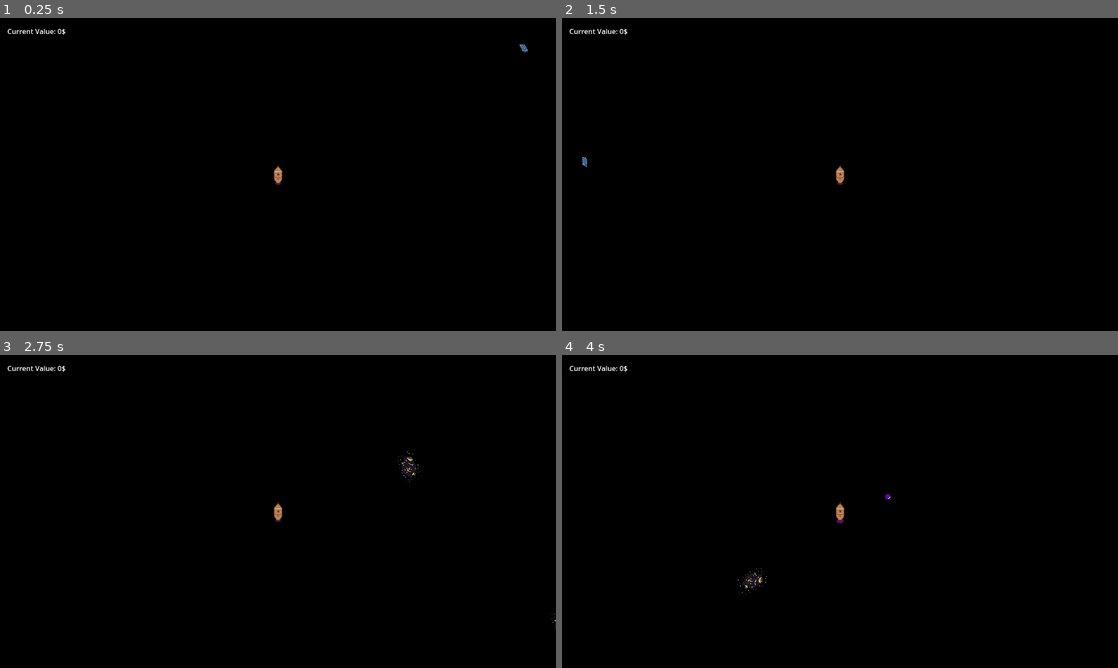
Above: before the commit, frames 1-4 (two rows, left to right).
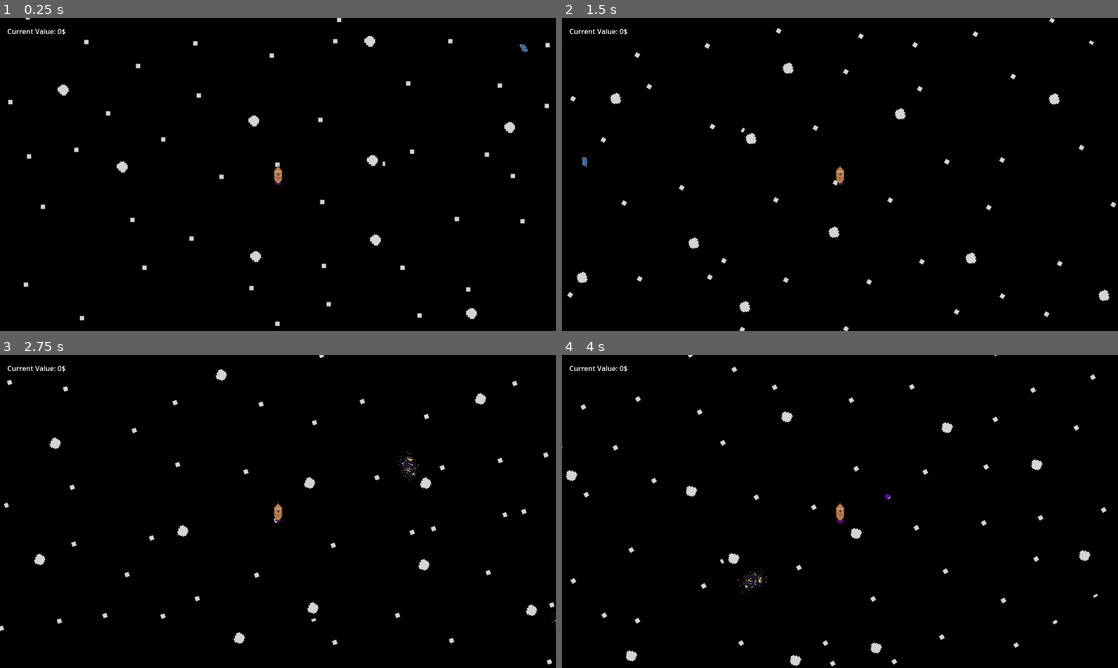
Above: after the commit, the same moments.

Repository: CarterHorton/starrrboard-HO
Game: Godot game, scene res://scenes/game.tscn
Same seed, same stepped clock (60 frames per second), same inputs: the game is played once before the commit and once after it.
Inputs:
- Up to frame 1 (0.25 s): no input
- Up to frame 2 (1.5 s): tap Enter at 0.5 s; hold Right (rotate_right) 0.53-1.28 s; hold Space (shoot) 0.53-1.28 s; hold Down (move_backward) from 1.28 s (still down); tap Space (shoot) at 1.35 s
- Up to frame 3 (2.75 s): release Down (move_backward) at 2.03 s; hold Right (rotate_right) from 2.03 s (still down); hold Space (shoot) from 2.03 s (still down)
- Up to frame 4 (4 s): release Right (rotate_right) at 2.78 s; release Space (shoot) at 2.78 s; hold Up (move_forward) 2.78-3.53 s; tap Space (shoot) at 2.85 s; hold Left (rotate_left) from 3.53 s (still down); hold Space (shoot) from 3.53 s (still down)

The runs differ from the first frame. In frame 1, 1.1% of the frame differs, in the area x 1-99%, y 0-99%; in frame 2, 1.1%; in frame 3, 1.1%; in frame 4, 1.2%, in the area x 0-98%, y 0-100%.

Commit message:
moved assets into seperate folders

Diff:
--- /dev/null
+++ b/starrrboard,-ho!/default_bus_layout.tres
@@ -0,0 +1,35 @@
+[gd_resource type="AudioBusLayout" load_steps=5 format=3 uid="uid://ngquqisn7o8y"]
+
+[sub_resource type="AudioEffectReverb" id="AudioEffectReverb_j3pel"]
+resource_name = "Reverb"
+
+[sub_resource type="AudioEffectPhaser" id="AudioEffectPhaser_j3pel"]
+resource_name = "Phaser"
+
+[sub_resource type="AudioEffectPanner" id="AudioEffectPanner_j3pel"]
+resource_name = "Panner"
+
+[sub_resource type="AudioEffectRecord" id="AudioEffectRecord_j3pel"]
+resource_name = "Record"
+
+[resource]
+bus/1/name = &"background music"
+bus/1/solo = false
+bus/1/mute = false
+bus/1/bypass_fx = false
+bus/1/volume_db = -23.352442
+bus/1/send = &"Master"
+bus/1/effect/0/effect = SubResource("AudioEffectReverb_j3pel")
+bus/1/effect/0/enabled = true
+bus/1/effect/1/effect = SubResource("AudioEffectPhaser_j3pel")
+bus/1/effect/1/enabled = true
+bus/1/effect/2/effect = SubResource("AudioEffectPanner_j3pel")
+bus/1/effect/2/enabled = false
+bus/1/effect/3/effect = SubResource("AudioEffectRecord_j3pel")
+bus/1/effect/3/enabled = false
+bus/2/name = &"Sound Effects"
+bus/2/solo = false
+bus/2/mute = false
+bus/2/bypass_fx = false
+bus/2/volume_db = 0.0
+bus/2/send = &"Master"
--- a/starrrboard,-ho!/project.godot
+++ b/starrrboard,-ho!/project.godot
@@ -14,6 +14,10 @@
 run/main_scene="uid://cpf66xjmf73s2"
 config/features=PackedStringArray("4.5", "Forward Plus")
 config/icon="res://icon.svg"
+
+[autoload]
+
+BackgroundMusic="*res://scenes/background_music.tscn"
 
 [display]
 
--- a/starrrboard,-ho!/scenes/Scraps.tscn
+++ b/starrrboard,-ho!/scenes/Scraps.tscn
@@ -1,7 +1,7 @@
 [gd_scene load_steps=5 format=3 uid="uid://cpq10lsr3g175"]
 
 [ext_resource type="Script" uid="uid://w0m3agahly1l" path="res://scripts/scraps.gd" id="1_vh33x"]
-[ext_resource type="Texture2D" uid="uid://bwrqkqx3vm210" path="res://assets/ScrapTexture3.png" id="2_vh33x"]
+[ext_resource type="Texture2D" uid="uid://bwrqkqx3vm210" path="res://assets/pictures/ScrapTexture3.png" id="2_vh33x"]
 
 [sub_resource type="GDScript" id="GDScript_vh33x"]
 script/source = "extends Sprite2D
--- /dev/null
+++ b/starrrboard,-ho!/scenes/background_music.tscn
@@ -0,0 +1,8 @@
+[gd_scene load_steps=2 format=3 uid="uid://dbi3f7pk2phwj"]
+
+[ext_resource type="AudioStream" uid="uid://b2b5al1wpp1gj" path="res://assets/audio/Gameplay_Music.mp3" id="1_0rulj"]
+
+[node name="BackgroundMusic" type="AudioStreamPlayer"]
+stream = ExtResource("1_0rulj")
+autoplay = true
+bus = &"background music"
--- a/starrrboard,-ho!/scenes/game.tscn
+++ b/starrrboard,-ho!/scenes/game.tscn
@@ -1,11 +1,12 @@
-[gd_scene load_steps=8 format=3 uid="uid://cpf66xjmf73s2"]
+[gd_scene load_steps=9 format=3 uid="uid://cpf66xjmf73s2"]
 
 [ext_resource type="Script" uid="uid://cykq02oo3irg7" path="res://scripts/game.gd" id="1_u5sy4"]
 [ext_resource type="PackedScene" uid="uid://cs04s23q5dicv" path="res://scenes/player.tscn" id="1_uwrxv"]
+[ext_resource type="Texture2D" uid="uid://dpnj4f8et0oia" path="res://assets/pictures/SpaceTexture.png" id="3_gee14"]
 [ext_resource type="PackedScene" uid="uid://cpq10lsr3g175" path="res://scenes/Scraps.tscn" id="3_lnu2h"]
-[ext_resource type="Texture2D" uid="uid://6whstg5q2f0v" path="res://assets/ScrapTexture1.png" id="4_iywne"]
-[ext_resource type="Texture2D" uid="uid://bwrqkqx3vm210" path="res://assets/ScrapTexture3.png" id="5_iywne"]
-[ext_resource type="Texture2D" uid="uid://3mklcukacxy8" path="res://assets/ScrapTexture2.png" id="5_p57ef"]
+[ext_resource type="Texture2D" uid="uid://6whstg5q2f0v" path="res://assets/pictures/ScrapTexture1.png" id="4_iywne"]
+[ext_resource type="Texture2D" uid="uid://bwrqkqx3vm210" path="res://assets/pictures/ScrapTexture3.png" id="5_iywne"]
+[ext_resource type="Texture2D" uid="uid://3mklcukacxy8" path="res://assets/pictures/ScrapTexture2.png" id="5_p57ef"]
 [ext_resource type="Script" uid="uid://cj4it1iguw2w0" path="res://scenes/game_manager.gd" id="6_p57ef"]
 
 [node name="game" type="Node2D"]
@@ -16,13 +17,23 @@
 unique_name_in_owner = true
 script = ExtResource("6_p57ef")
 
+[node name="Parallax2D" type="Parallax2D" parent="GameManager"]
+z_index = -50
+scroll_scale = Vector2(0.1, 0.1)
+scroll_offset = Vector2(648, 374)
+repeat_size = Vector2(1920, 1080)
+repeat_times = 13
+
+[node name="Sprite2D" type="Sprite2D" parent="GameManager/Parallax2D"]
+texture = ExtResource("3_gee14")
+
 [node name="player" parent="." instance=ExtResource("1_uwrxv")]
 
 [node name="Label" type="Label" parent="player"]
 offset_left = -623.0
 offset_top = -341.0
-offset_right = -404.0
-offset_bottom = -237.0
+offset_right = -431.0
+offset_bottom = -313.0
 text = "Current Value: 0$"
 
 [node name="Scraps" type="Node2D" parent="."]
--- a/starrrboard,-ho!/scenes/laser.tscn
+++ b/starrrboard,-ho!/scenes/laser.tscn
@@ -1,7 +1,7 @@
 [gd_scene load_steps=4 format=3 uid="uid://eo1idslvjtpp"]
 
 [ext_resource type="Script" uid="uid://bojbaeurwbub0" path="res://scripts/laser.gd" id="1_a7dhc"]
-[ext_resource type="Texture2D" uid="uid://bjr1uaro5xamc" path="res://assets/CannonBall.png" id="1_xmihv"]
+[ext_resource type="Texture2D" uid="uid://bjr1uaro5xamc" path="res://assets/pictures/CannonBall.png" id="1_xmihv"]
 
 [sub_resource type="CircleShape2D" id="CircleShape2D_a7dhc"]
 radius = 62.0
--- a/starrrboard,-ho!/scenes/player.tscn
+++ b/starrrboard,-ho!/scenes/player.tscn
@@ -1,8 +1,8 @@
 [gd_scene load_steps=11 format=3 uid="uid://cs04s23q5dicv"]
 
 [ext_resource type="Script" uid="uid://cnyvr5xqdv8je" path="res://scripts/player.gd" id="1_g2els"]
-[ext_resource type="Texture2D" uid="uid://cuk6uea5kniqo" path="res://assets/PlayerShip_Default.png" id="2_g2els"]
-[ext_resource type="Texture2D" uid="uid://haelgge0bdgm" path="res://assets/Better_Thruster_SpriteSheet.png" id="3_qhqgy"]
+[ext_resource type="Texture2D" uid="uid://cuk6uea5kniqo" path="res://assets/pictures/PlayerShip_Default.png" id="2_g2els"]
+[ext_resource type="Texture2D" uid="uid://haelgge0bdgm" path="res://assets/pictures/Better_Thruster_SpriteSheet.png" id="3_qhqgy"]
 
 [sub_resource type="AtlasTexture" id="AtlasTexture_dqkch"]
 atlas = ExtResource("3_qhqgy")
@@ -54,6 +54,7 @@
 height = 34.0
 
 [node name="player" type="CharacterBody2D" groups=["player"]]
+z_index = 20
 collision_layer = 128
 collision_mask = 9
 script = ExtResource("1_g2els")
Not shown, added: starrrboard,-ho!/EnemyShip.png.import
Not shown, changed: starrrboard,-ho!/EnemyThruster_SpriteSheet.png.import
Not shown, added: starrrboard,-ho!/assets/audio/Gameplay_Music.mp3.import
Renamed: starrrboard,-ho!/assets/Asteroid.png -> starrrboard,-ho!/assets/pictures/Asteroid.png
Not shown, added: starrrboard,-ho!/assets/pictures/Asteroid.png.import
Renamed: starrrboard,-ho!/assets/Better_Thruster_SpriteSheet.png -> starrrboard,-ho!/assets/pictures/Better_Thruster_SpriteSheet.png
Not shown, changed: starrrboard,-ho!/assets/pictures/Better_Thruster_SpriteSheet.png.import
Renamed: starrrboard,-ho!/assets/CannonBall.png -> starrrboard,-ho!/assets/pictures/CannonBall.png
Not shown, changed: starrrboard,-ho!/assets/pictures/CannonBall.png.import
Renamed: starrrboard,-ho!/assets/MainHub.png -> starrrboard,-ho!/assets/pictures/MainHub.png
Not shown, changed: starrrboard,-ho!/assets/pictures/MainHub.png.import
Renamed: starrrboard,-ho!/assets/PlayerShip_Damage.png -> starrrboard,-ho!/assets/pictures/PlayerShip_Damage.png
(and 14 more such lines)
